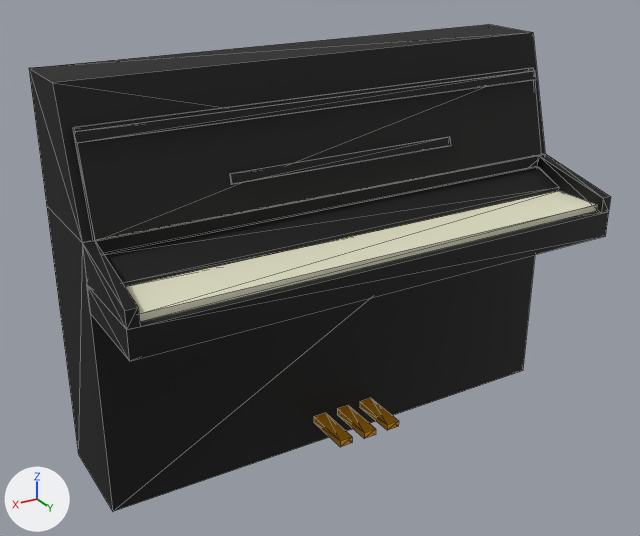
One commit to the OBJ model android/assets/data/models/obj_a_g3dbiser/pianoDroit.obj: the scene before it, then after it.
Rendered twice from a camera (50 mm lens) standing at (2.62, 3.77, 3.07) and looking at (0.28, -0.12, 1.12). Arrows for +X, +Y and +Z are at lower left; the lights stay in place. Mesh edges are drawn as thin lines. Where no turn or scale is listed for an object, it has been applied to the vertices.

In view in the first picture: 'Couche:OBJECT000', 'Couche:OBJECT001', 'Couche:OBJECT002', 'Couche:OBJECT003', 'Couche:OBJECT004', 'Couche:OBJECT005', 'Couche:OBJECT006', 'Couche:OBJECT007', 'Couche:OBJECT008', 'Couche:OBJECT009', 'Couche:OBJECT010', 'Couche:OBJECT011', 'Couche:OBJECT012'.
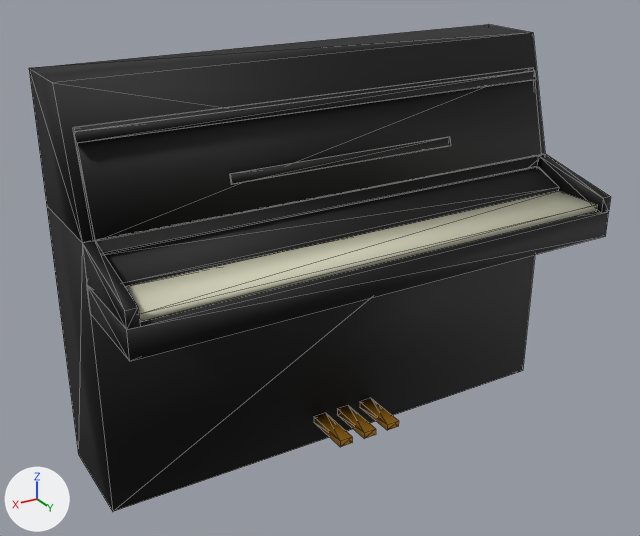
What differs and where, as boxes (x1, y1, x2, y2) in the pictures (640 x 536 px):
'Couche:OBJECT001', surface changed: (72, 97, 411, 241) in both
'Couche:OBJECT009', surface changed: (29, 36, 431, 243) in both
'Couche:OBJECT007', recoloured, surface changed (white to grey): (125, 191, 597, 322) in both
'Couche:OBJECT002', surface changed: (73, 97, 405, 143) in both
'Couche:OBJECT010', recoloured, surface changed: (314, 413, 352, 447) in both
'Couche:OBJECT011', recoloured, surface changed: (337, 405, 376, 438) in both
'Couche:OBJECT012', recoloured, surface changed: (360, 398, 398, 430) in both

The change, as a list of edits to the scene's bpy script:
```text
Change mat_bone2:
    mat_bone2.base_color: (0.8, 0.793, 0.596) -> (0.64, 0.634, 0.477)  # white #e7e6cb -> light grey #d1d0b8
Change mat_gold:
    mat_gold.base_color: (0.665, 0.281, 0.0) -> (0.532, 0.225, 0.0)  # orange #d59000 -> orange #c18200
Change me_couche_object000:
    where me_couche_object000.from_pydata(...)  # 8 vertices, 12 faces; spans x -0.52..0.84, y -0.055..-0.023, z 1.724..1.777
    me_couche_object000 part 1: the surface is now shaded smooth
Change me_couche_object001:
    where me_couche_object001.from_pydata(...)  # 8 vertices, 12 faces; spans x -1.21..1.55, y -0.18..0.0, z 1.57..2.08
    me_couche_object001 part 2: the surface is now shaded smooth
Change me_couche_object002:
    where me_couche_object002.from_pydata(...)  # 8 vertices, 12 faces; spans x -1.2..1.56, y -0.13..-0.1, z 2.01..2.07
    me_couche_object002 part 3: the surface is now shaded smooth
Change me_couche_object003:
    where me_couche_object003.from_pydata(...)  # 8 vertices, 12 faces; spans x -1.28..1.6, y -0.04..0.5, z 1.21..1.36
    me_couche_object003 part 4: the surface is now shaded smooth
Change me_couche_object004:
    where me_couche_object004.from_pydata(...)  # 8 vertices, 12 faces; spans x 1.54..1.6, y -0.04..0.5, z 1.358..1.568
    me_couche_object004 part 5: the surface is now shaded smooth
Change me_couche_object005:
    where me_couche_object005.from_pydata(...)  # 8 vertices, 12 faces; spans x -1.28..-1.22, y -0.04..0.5, z 1.358..1.568
    me_couche_object005 part 6: the surface is now shaded smooth
Change me_couche_object006:
    where me_couche_object006.from_pydata(...)  # 10 vertices, 16 faces; spans x -1.22..1.54, y -0.04..0.16, z 1.36..1.5
    me_couche_object006 part 7: the surface is now shaded smooth
Change me_couche_object007:
    where me_couche_object007.from_pydata(...)  # 8 vertices, 12 faces; spans x -1.22..1.54, y 0.16..0.46, z 1.36..1.4
    me_couche_object007 part 8: the surface is now shaded smooth
Change me_couche_object008:
    where me_couche_object008.from_pydata(...)  # 8 vertices, 12 faces; spans x -1.28..1.6, y -0.64..-0.04, z 0.05..1.57
    me_couche_object008 part 9: the surface is now shaded smooth
Change me_couche_object009:
    where me_couche_object009.from_pydata(...)  # 8 vertices, 12 faces; spans x -1.28..1.6, y -0.64..-0.04, z 1.57..2.27
    me_couche_object009 part 10: the surface is now shaded smooth
Change me_couche_object010:
    where me_couche_object010.from_pydata(...)  # 8 vertices, 12 faces; spans x 0.29..0.37, y -0.04..0.25, z 0.188..0.228
    me_couche_object010 part 11: the surface is now shaded smooth
Change me_couche_object011:
    where me_couche_object011.from_pydata(...)  # 8 vertices, 12 faces; spans x 0.13..0.21, y -0.04..0.25, z 0.188..0.228
    me_couche_object011 part 12: the surface is now shaded smooth
Change me_couche_object012:
    where me_couche_object012.from_pydata(...)  # 8 vertices, 12 faces; spans x -0.03..0.05, y -0.04..0.25, z 0.188..0.228
    me_couche_object012 part 13: the surface is now shaded smooth
```
